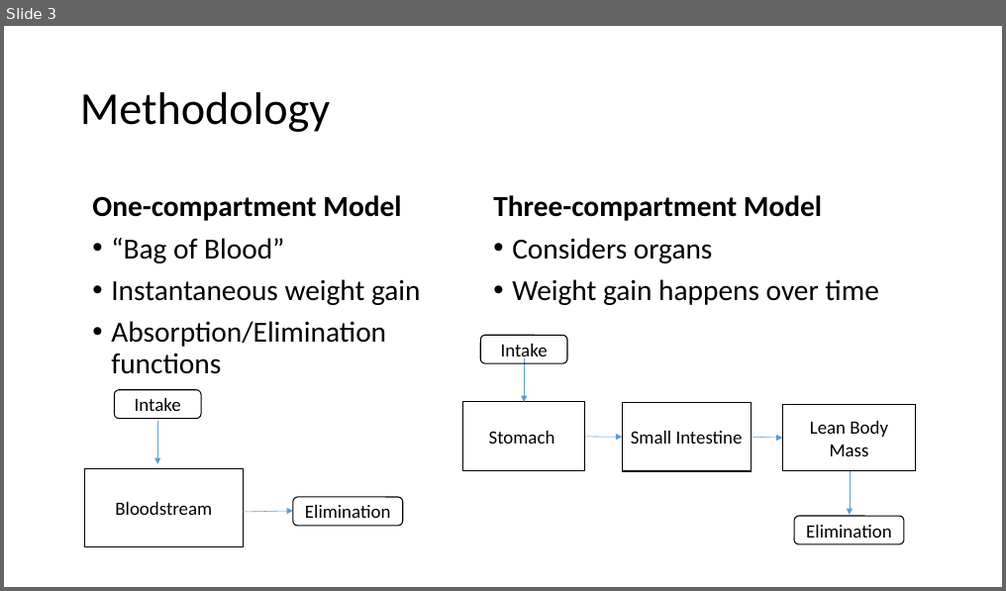
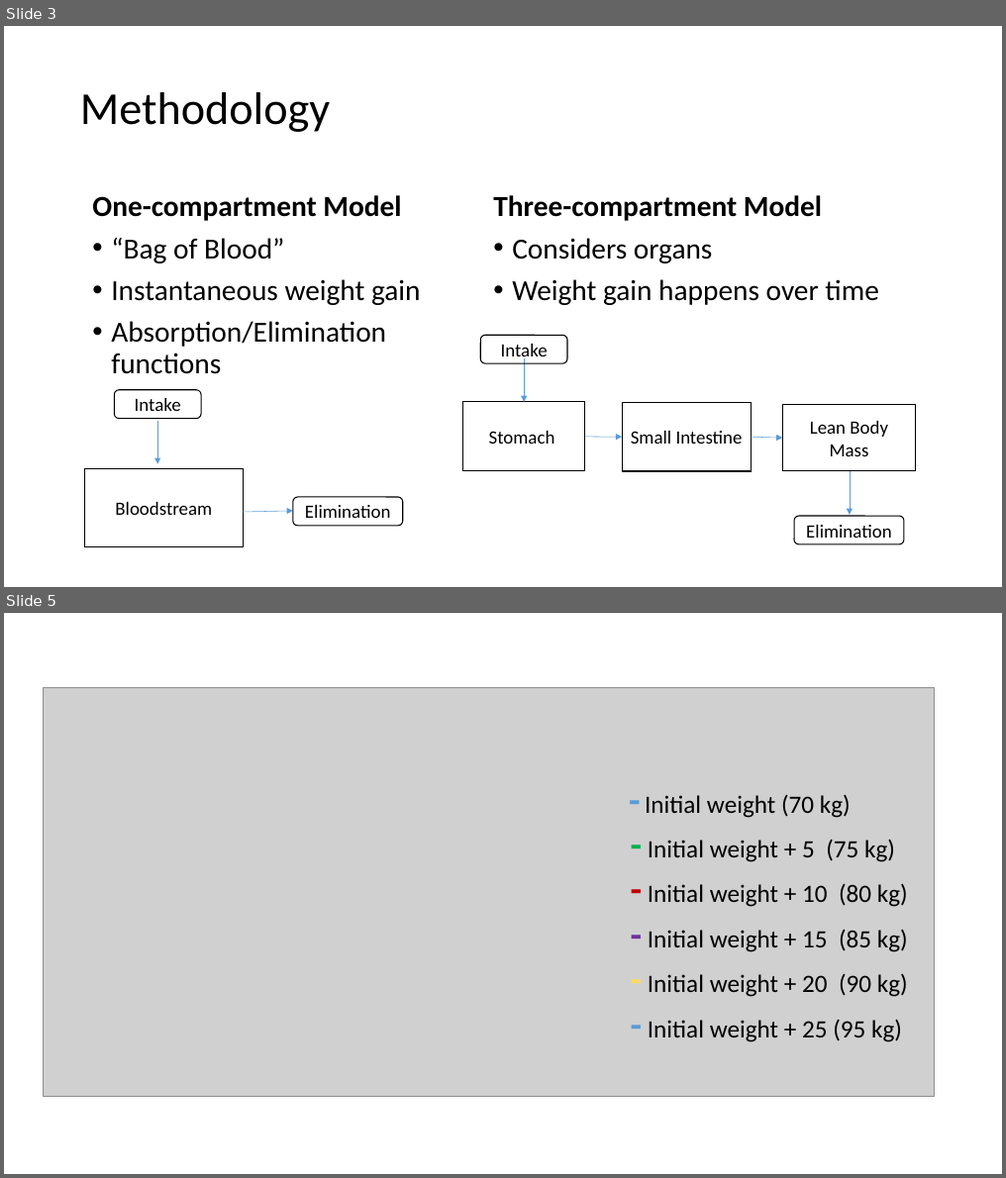
Before and after one commit to Utsav22G/bac_project, a slide deck: powerpoint.ppt.pptx. Shown one above the other, each under a label of ours: slide 3 before the commit, slides 3 and 5 after it; the slides between them are not shown. The pictures are 1006x591 and 1006x1178 pixels, drawn with LibreOffice and Linux fonts; fonts in the diff are those of the drawing; grey boxes stand for pictures. Boxes give left, top, right and bottom in pixels: in the first picture for what was removed or moved away, otherwise in the second. Text is boxed around its words. In the diff, an @@ line names an element or a change of style, - is before the commit and + after.

```diff
--- a/powerpoint.ppt.pptx
+++ b/powerpoint.ppt.pptx
@@ slide 5 added at [4,613,1002,1174], background #FFFFFF @@
@@ picture added at [43,688,935,1097] @@
@@ text added at [645,794,908,1043], 24 pt, text #000000 @@
+- Initial weight (70 kg)
+- Initial weight + 5 (75 kg)
+- Initial weight + 10 (80 kg)
+- Initial weight + 15 (85 kg)
+- Initial weight + 20 (90 kg)
+- Initial weight + 25 (95 kg)
```
Also in this commit, not shown: 2 slides changed.
